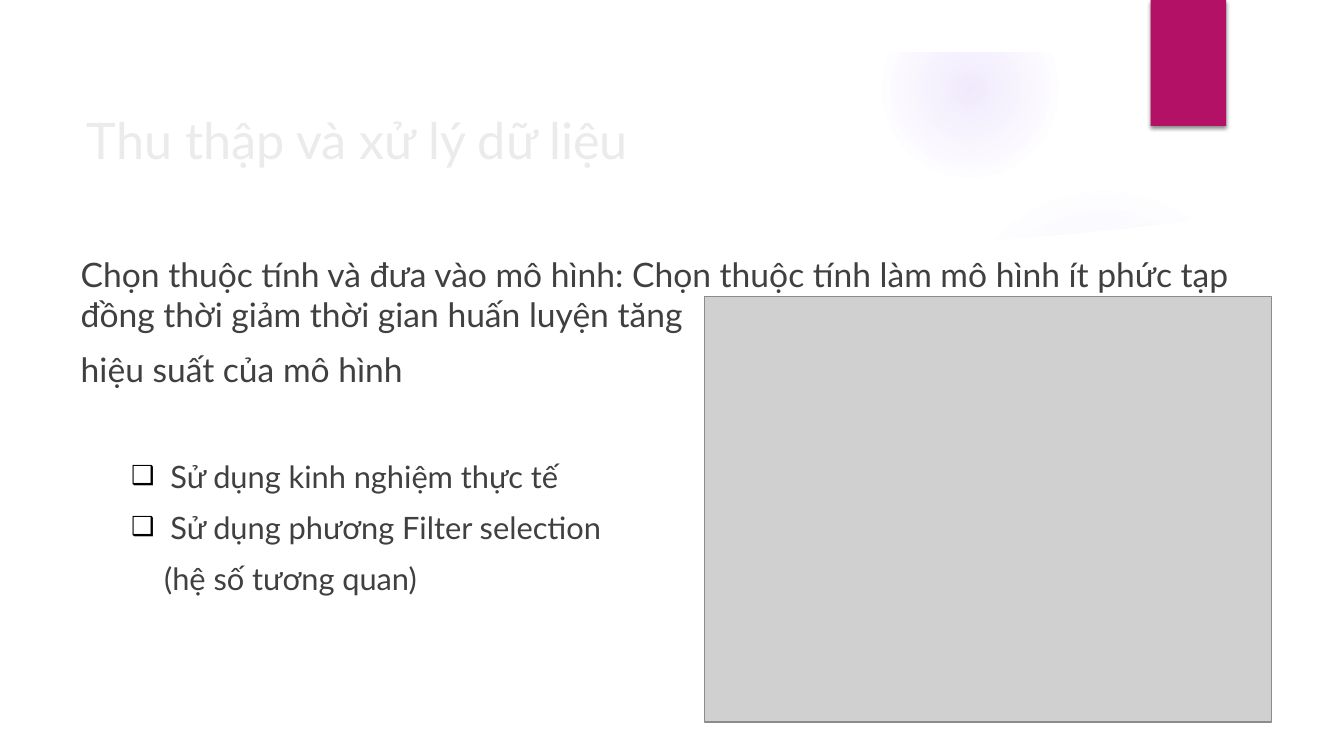
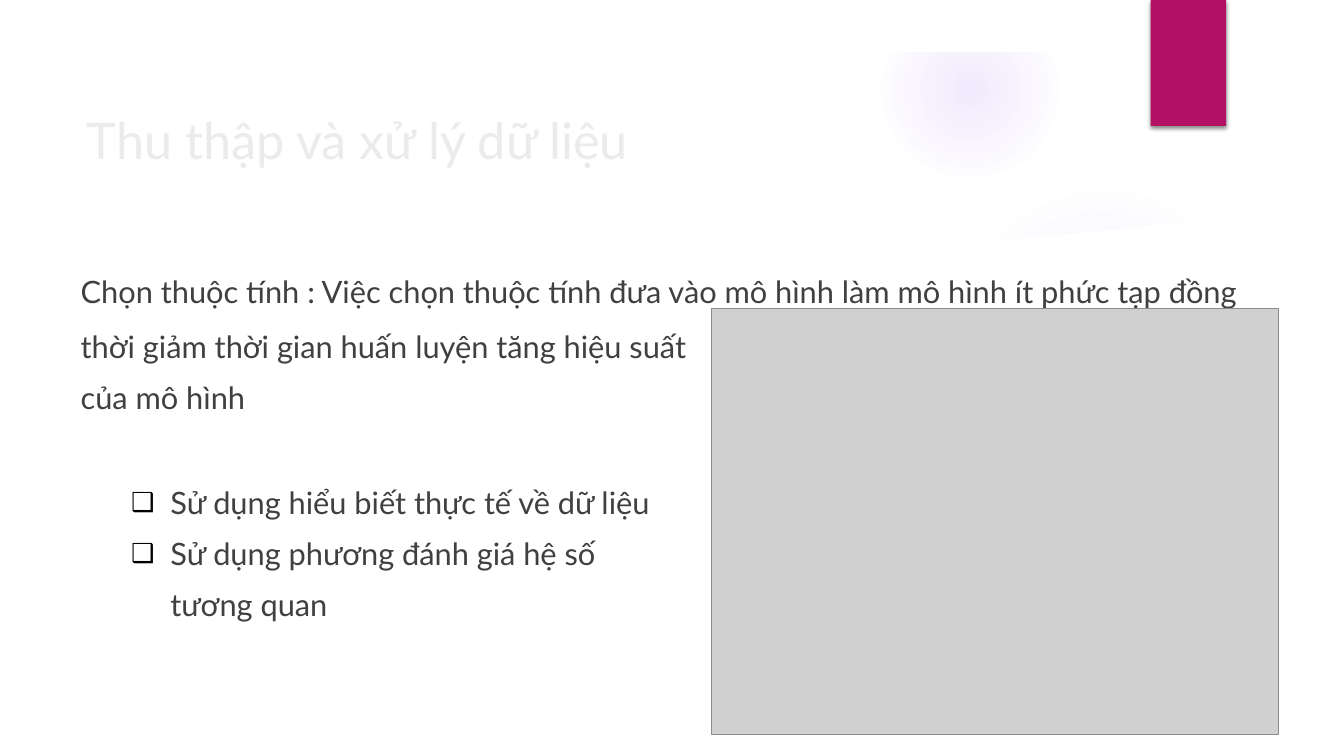
Before and after one commit to DesertFoxee/ai_room_price_prediction, a slide deck: slide 14 of Slide.pptx. Drawn at 1344x756 pixels with LibreOffice and Linux fonts; fonts in the diff are those of the drawing; grey boxes stand for pictures; background and template pictures are left out. Boxes give left, top, right and bottom in pixels: in the first picture for what was removed or moved away, otherwise in the second. Text is boxed around its words. In the diff, an @@ line names an element or a change of style, - is before the commit and + after.

```diff
--- a/Slide.pptx
+++ b/Slide.pptx
@@ text at box(81, 278, 1237, 622): text changed; size 24 to 22 pt @@
-Chọn thuộc tính và đưa vào mô hình: Chọn thuộc tính làm mô hình ít phức tạp đồng thời giảm thời gian huấn luyện tăng
-hiệu suất của mô hình
-  ❑ Sử dụng kinh nghiệm thực tế
-  ❑ Sử dụng phương Filter selection
-  (hệ số tương quan)
+Chọn thuộc tính : Việc chọn thuộc tính đưa vào mô hình làm mô hình ít phức tạp đồng thời giảm thời gian huấn luyện tăng hiệu suất
+của mô hình
+  ❑ Sử dụng hiểu biết thực tế về dữ liệu
+  ❑ Sử dụng phương đánh giá hệ số
+  tương quan
@@ picture: place and size @@
-picture at box(705, 296, 1272, 722)
+picture at box(712, 309, 1279, 734)
```
Also in this commit, not shown: 12 other slides changed, 1 other file.
